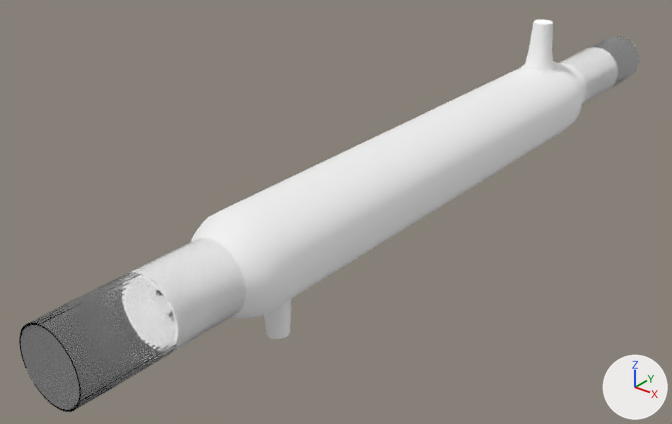
What one commit did to the glTF model assets/3dmodels/Chemistry/LiebigCondenser.glb.
The view is the same before and after, from a 50 mm lens placed at (5.29, -8.17, 4.09), pointed at (-0.66, -0.73, -0.52). The lights are fixed; the arrows at lower right show +X, +Y and +Z. The first picture is the older version. Where no turn or scale is listed for an object, it has been applied to the vertices.
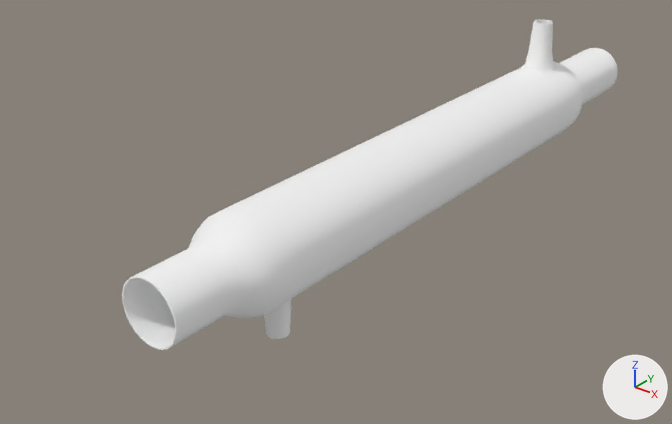
The change, as JSON lines over the scene's bpy script:
```json
{"op": "set", "path": "mat_material_002.base_color", "old": "(0.0, 0.0, 0.0)", "new": "(1.0, 1.0, 1.0)", "note": "black #000000 -> white #ffffff"}
{"op": "remove", "block": "mat_material_002", "code": "mat_material_002.emission_strength = 1.0"}
{"op": "remove", "block": "ob_cylinder", "code": ["ob_cylinder = bpy.data.objects.new('Cylinder', me_cylinder_001)", "ob_cylinder.location = (0.0, 0.0, 0.0)", "ob_cylinder.rotation_euler = (-1.571, 0.0, 3.142)  # degrees (-90, 0, 180)", "ob_cylinder.scale = (-0.102, -0.102, -5.48)"]}
```

Pixel boxes (x1, y1, x2, y2) of what changed, in the pictures (672 x 424 px):
```json
{"object": "Cylinder", "change": "deleted", "before": [19, 36, 639, 412]}
```
